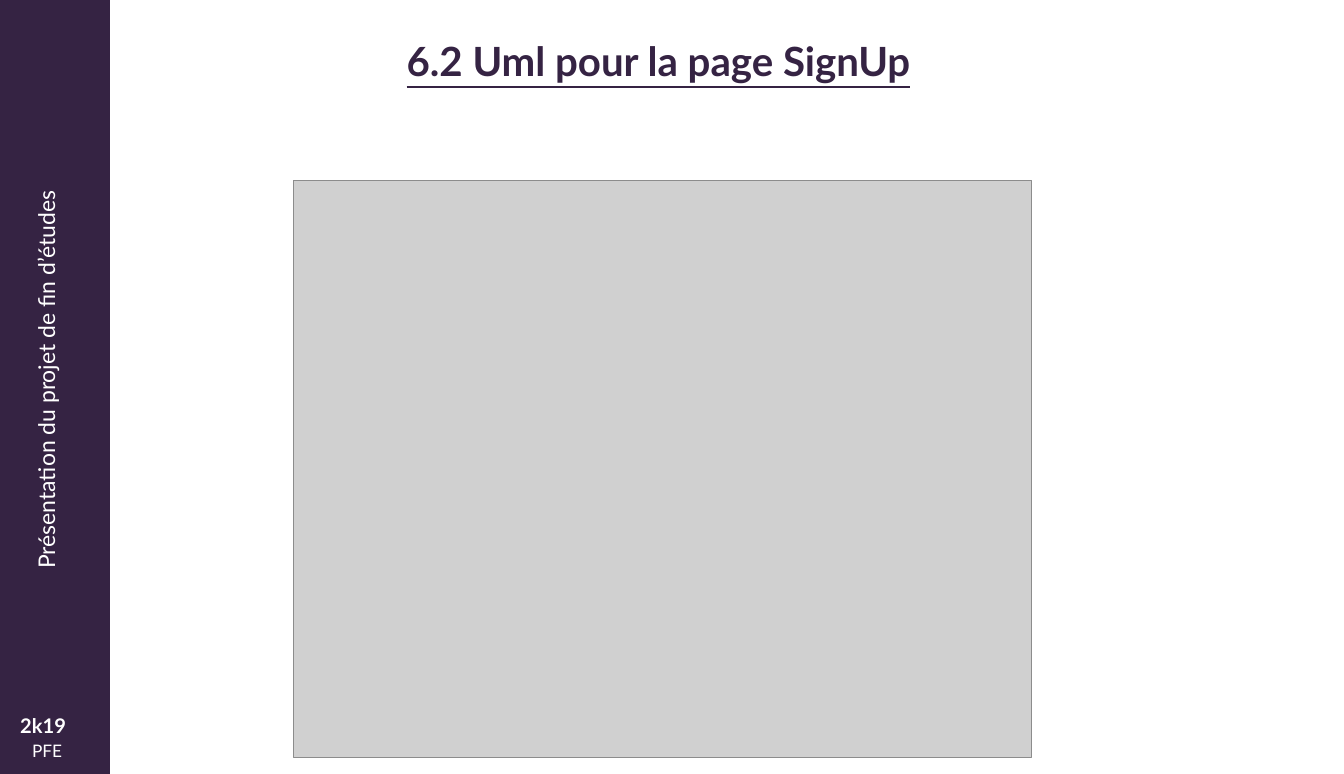
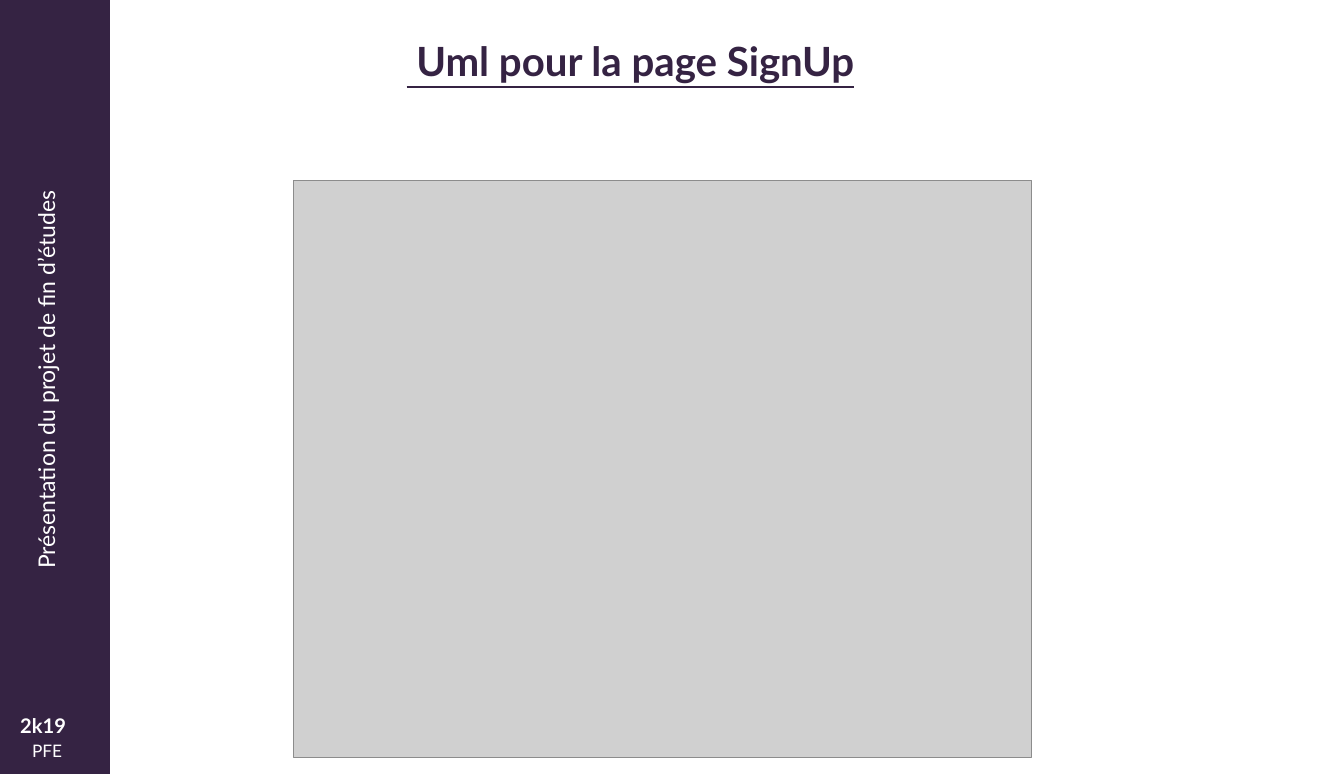
Before and after one commit to mjayari/PFE_Project, a slide deck: slide 26 of Présentation-PFE.pptx (slide 23 before the commit). Drawn at 1344x774 pixels with LibreOffice and Linux fonts; fonts in the diff are those of the drawing; grey boxes stand for pictures; background and template pictures are left out. Boxes give left, top, right and bottom in pixels: in the first picture for what was removed or moved away, otherwise in the second. Text is boxed around its words. In the diff, an @@ line names an element or a change of style, - is before the commit and + after.

```diff
--- a/Présentation-PFE.pptx
+++ b/Présentation-PFE.pptx
@@ text at (416, 46, 854, 84): text changed @@
-6.2 Uml pour la page SignUp
+Uml pour la page SignUp
```
Also in this commit, not shown: 22 other slides changed, 14 slides added, 2 slides removed, 3 other files.
